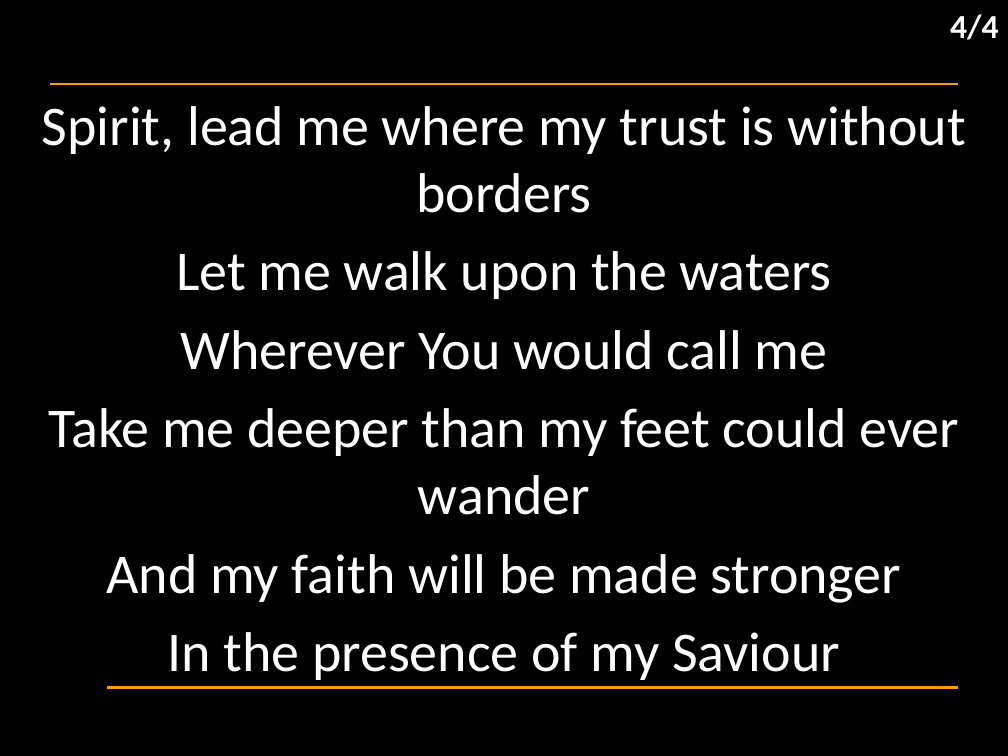
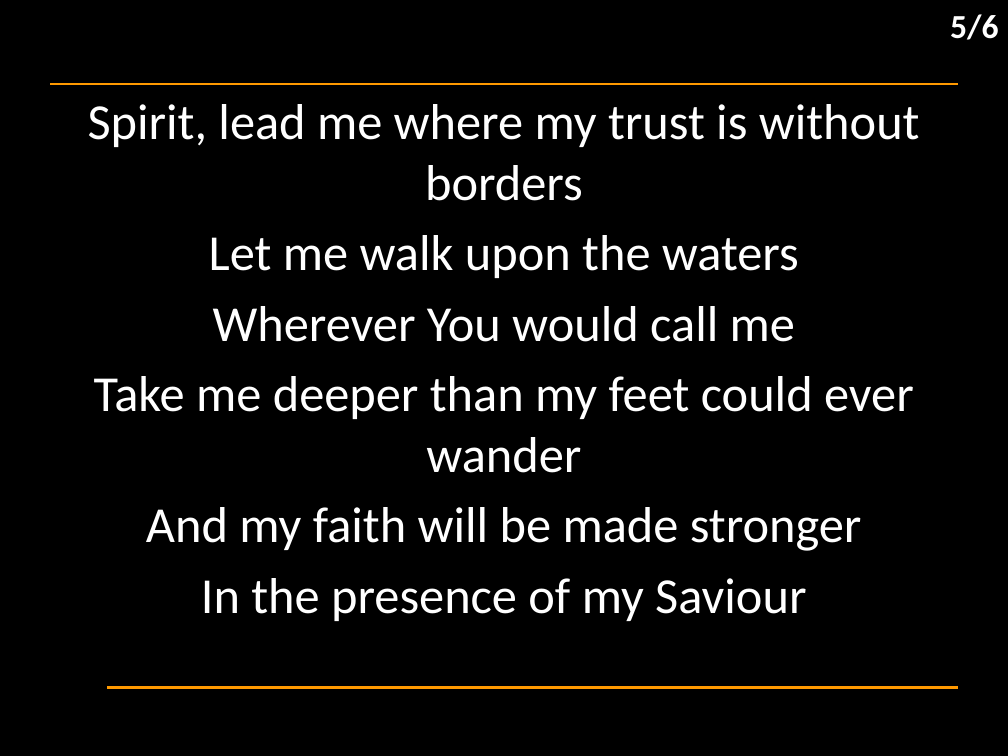
Before and after one commit to hoo-are-ya/worship, a slide deck: slide 6 of docs/songs/oceans.pptx (slide 5 before the commit). Drawn at 1008x756 pixels with LibreOffice and Linux fonts; fonts in the diff are those of the drawing; background and template pictures are left out. Boxes give left, top, right and bottom in pixels: in the first picture for what was removed or moved away, otherwise in the second. Text is boxed around its words. In the diff, an @@ line names an element or a change of style, - is before the commit and + after.

```diff
--- a/docs/songs/oceans.pptx
+++ b/docs/songs/oceans.pptx
@@ text at box(950, 14, 998, 40): text changed @@
-4/4
+5/6
@@ subtitle "Spirit, lead me where my ..." at box(88, 104, 920, 621): size 40 to 36 pt @@
```
Also in this commit, not shown: 3 other slides changed, 2 slides added, 6 other files.
